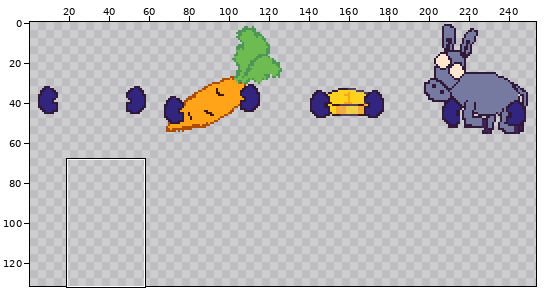
File history of a sprite sheet, assets/player_hands.png. Above: a wide view before the commit, with the close-up outlined.
Close-up. Old version:
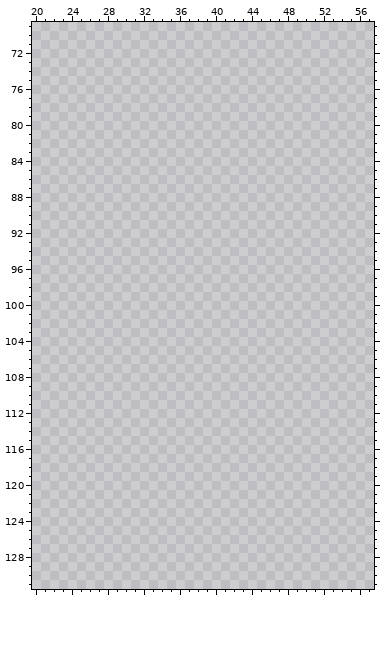
The file is 256x256 pixels. Pixels under 10% opacity are left out. Colours within 5 levels of each other are drawn and written as one. Shown: x 20..57, y 69..131. The wide view leaves out empty margins. The commit also changed other parts of the picture, which this record leaves out.
Palette (. is transparent): 
And afterwards:
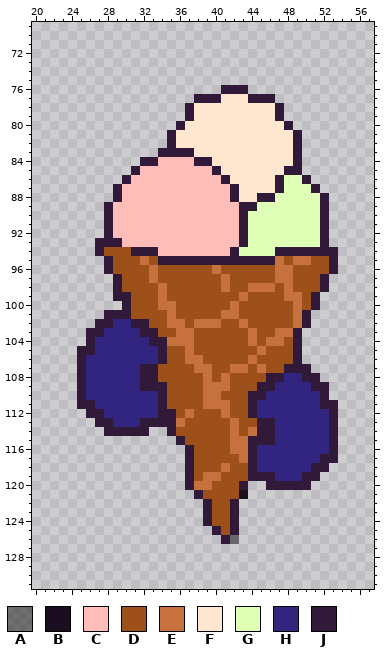
Colours new in this view: A #00000074  B #1b0e20  C #ffbcb8  D #9d5019  E #c7723e  F #ffe7cf  G #deffb5  H #312580  J #301939
Diff:
y 76: x 41..43 ... -> JJJ
y 77: x 38..46 ......... -> JJJFFFJJJ
y 78..79: x 37..47 ........... -> JFFFFFFFFFJ
y 80: x 36..48 ............. -> JFFFFFFFFFFFJ
y 81..82: x 35..49 ............... -> JFFFFFFFFFFFFFJ
y 83: x 34..49 ................ -> JJJJFFFFFFFFFFFJ
y 84: x 32..49 .................. -> JJCCCCJJFFFFFFFFFJ
y 85: x 31..49 ................... -> JCCCCCCCCJFFFFFFFJJ
y 86: x 30..50 ..................... -> JCCCCCCCCCCJFFFFFJGGJ
y 87: x 29..51 ....................... -> JCCCCCCCCCCCCJFFFFJGGGJ
y 88: x 29..52 ........................ -> JCCCCCCCCCCCCJFFJJGGGGGJ
y 89: x 28..52 ......................... -> JCCCCCCCCCCCCCCJJGGGGGGGJ
y 90..92: x 28..52 ......................... -> JCCCCCCCCCCCCCCJGGGGGGGGJ
y 93: x 27..52 .......................... -> JJJCCCCCCCCCCCCCJGGGGGGGGJ
y 94: x 27..53 ........................... -> JDDDJJJCCCCCCCCJGGGGJJJJJJJ
y 95: x 28..53 .......................... -> JDDDEDJJJJJJJJJJJJJEDEEDDJ
y 96: x 28..53 .......................... -> JDDDDEDDDDDDEDDDDDDEEDDDDJ
y 97: x 29..52 ........................ -> JDDDEDDDDDDDEDDDDDEEDDDJ
y 98: x 29..52 ........................ -> JDDDDEDDDDDDEDDEEEDEDDDJ
y 99: x 29..51 ....................... -> JJDDDEDDDDDDDDEDDDDEEDJ
y 100: x 30..51 ...................... -> JDDDEEDDDDDDEDDDDDDEDJ
y 101: x 28..50 ....................... -> JJJDDDDEDDDDDEEDDDDDDEJ
y 102: x 27..50 ........................ -> JJHHJJDDEEDEEEDDEDDDDDEJ
y 103: x 26..49 ........................ -> JJHHHHJJDDEEDDDDDDEDDEEJ
y 104: x 26..49 ........................ -> JHHHHHHJJEEEDDDDDDEDEEDJ
y 105: x 25..49 ......................... -> JJHHHHHHHJDDEDDDDDDDEDDDJ
y 106: x 25..49 ......................... -> JHHHHHHHHJDDEEDDDDDEDDDDJ
y 107: x 25..50 .......................... -> JHHHHHHJJDDDDEEDDEEDEDDJJJ
y 108: x 25..51 ........................... -> JHHHHHHJJDDDDDEDEDDDDJJHHJJ
y 109: x 25..52 ............................ -> JHHHHHHJJJDDDDEEEDDDJJHHHHJJ
y 110: x 25..52 ............................ -> JHHHHHHHHJDDDDEEDDDJJHHHHHHJ
y 111: x 25..53 ............................. -> JJHHHHHHHJDDDDEEEDDJHHHHHHHJJ
y 112: x 26..53 ............................ -> JJHHHHHHJJDEDDDEDDJHHHHHHHHJ
y 113: x 27..53 ........................... -> JJHHHJJJJEDDDDDEDDJJHHHHHHJ
y 114: x 28..32 ..... -> JJJJJ; x 35..53 ................... -> JDDDDDDEDEJJHHHHHHJ
y 115: x 36..53 .................. -> JDDDDDEEJJJHHHHHHJ
y 116: x 37..53 ................. -> JDDDDEEJHHHHHHHHJ
y 117: x 37..53 ................. -> JDDDDDEJHHHHHHHJJ
y 118: x 37..52 ................ -> JDDDEDDJHHHHHHJJ
y 119: x 37..51 ............... -> JDEEDDDJJJHHHJJ
y 120: x 37..43 ....... -> JEEDDDJ; x 46..50 ..... -> JJJJJ
y 121: x 38..43 ...... -> JDDDDB
y 122..124: x 39..42 .... -> JDDJ
y 125: x 40..42 ... -> JDJ
y 126: x 41..42 .. -> JA
Where, in picture pixels (left, top, right, bottom), the same in both close-ups:
added: (77, 85, 338, 544)
